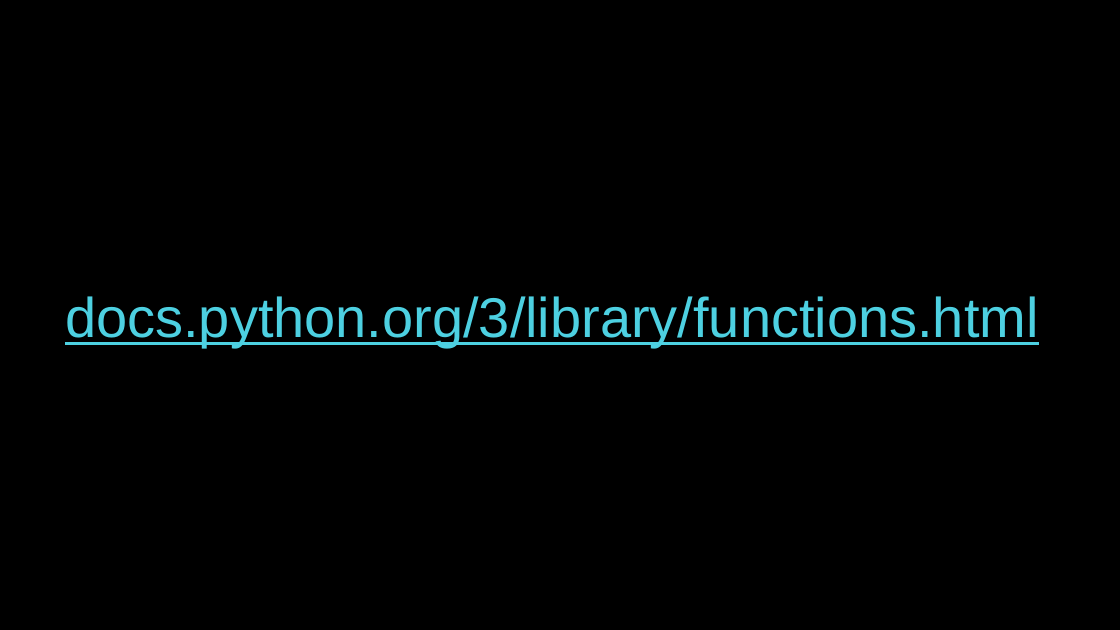
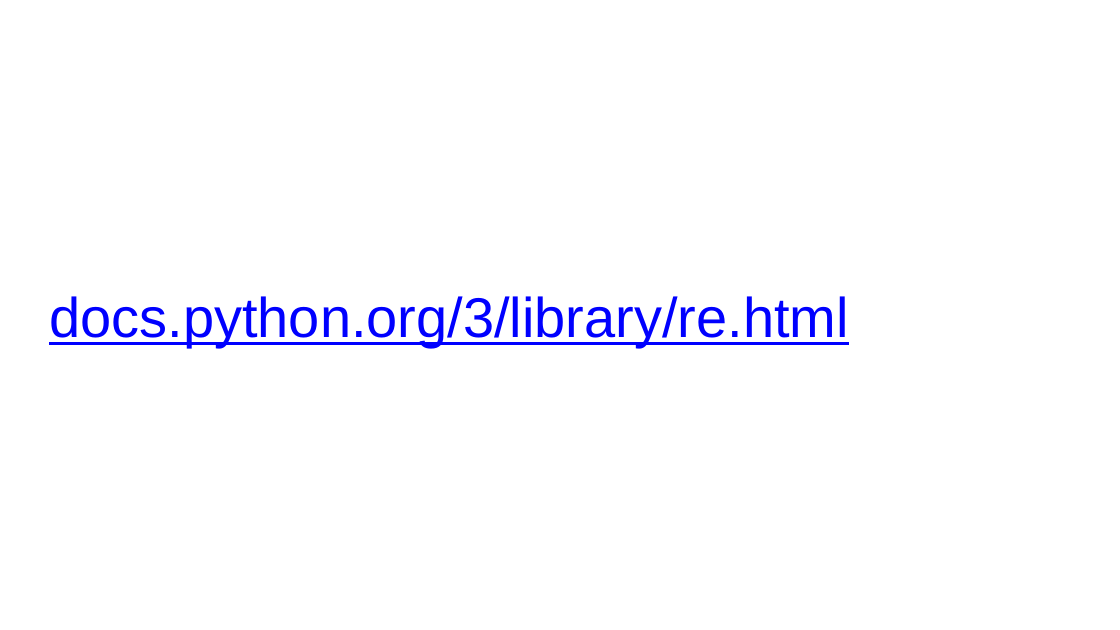
Before and after one commit to SQ4011-2025/website, a slide deck: slide 5 of docs/lectures/slides_7.pptx (slide 28 before the commit). Drawn at 1120x630 pixels with LibreOffice and Linux fonts; fonts in the diff are those of the drawing. Boxes give left, top, right and bottom in pixels: in the first picture for what was removed or moved away, otherwise in the second. Text is boxed around its words. In the diff, an @@ line names an element or a change of style, - is before the commit and + after.

```diff
--- a/docs/lectures/slides_7.pptx
+++ b/docs/lectures/slides_7.pptx
@@ background #000000 to #FFFFFF @@
@@ title at [49,296,848,347]: text changed; text colour #4DD0E1 to #0000FF @@
-docs.python.org/3/library/functions.html
+docs.python.org/3/library/re.html
```
Also in this commit, not shown: 3 other slides changed, 19 slides added, 90 slides removed, 20 other files.
